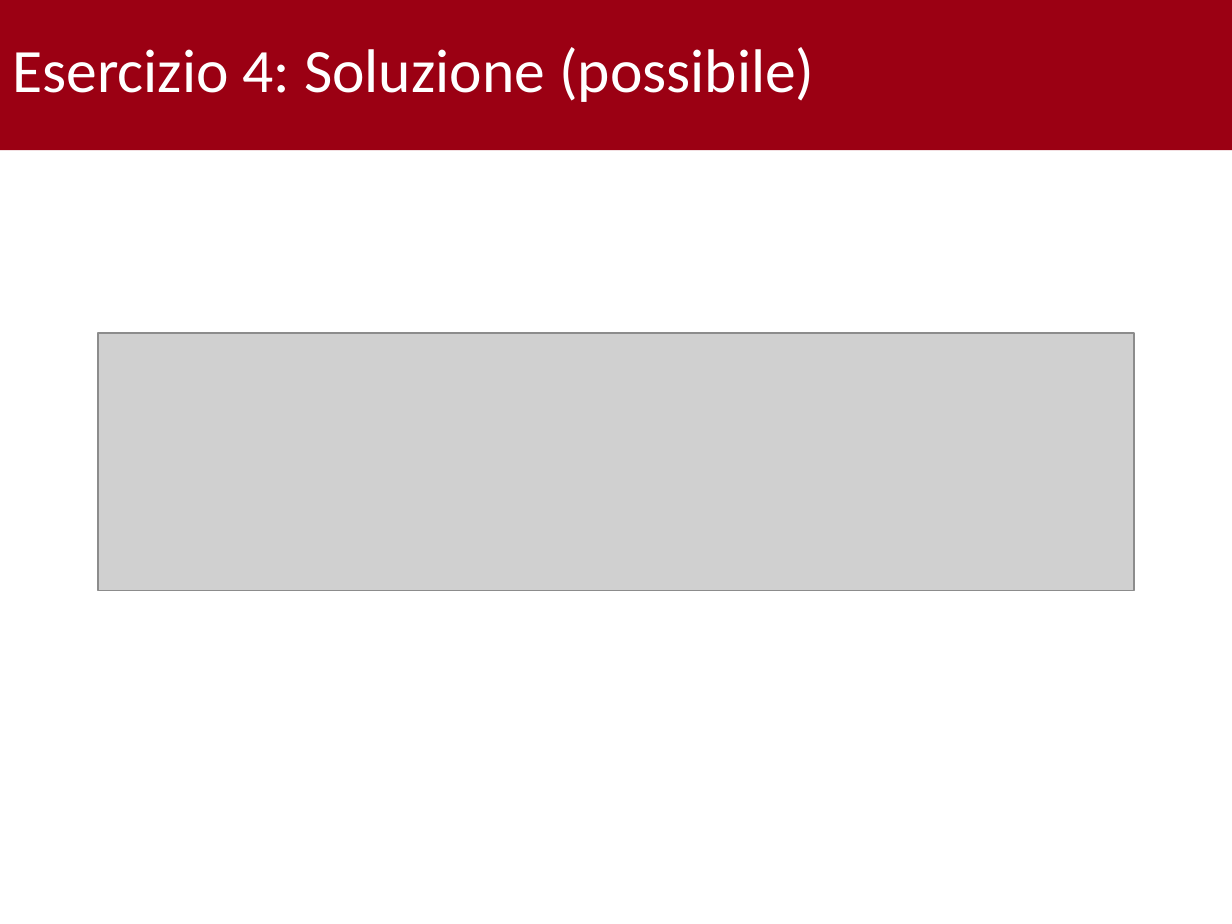
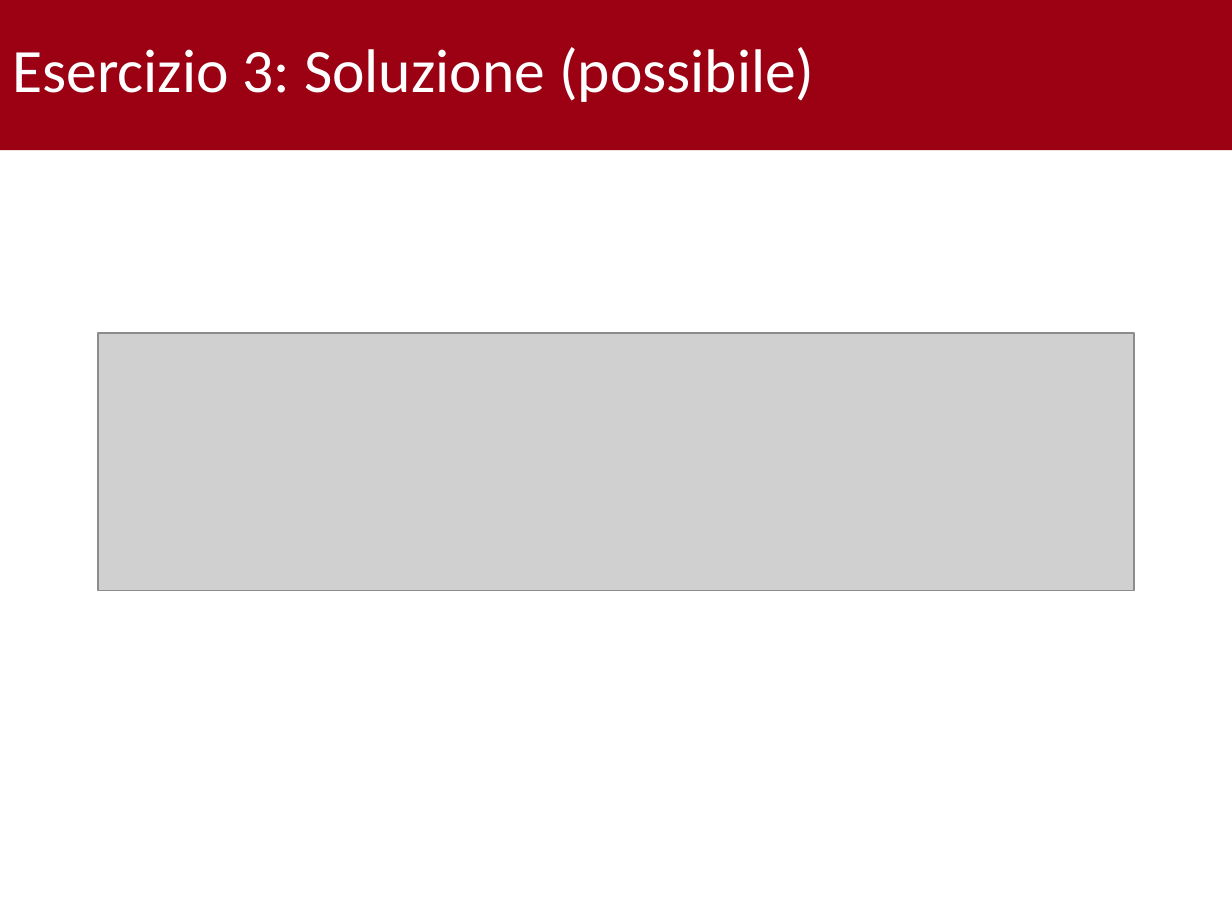
Before and after one commit to gabrielrovesti/Tutorato-Programmazione-ad-Oggetti-2023-2024, a slide deck: slide 29 of Tutorato 9 - 17.01/Tutorato 9.pptx (slide 30 before the commit). Drawn at 1232x924 pixels with LibreOffice and Linux fonts; fonts in the diff are those of the drawing; grey boxes stand for pictures; background and template pictures are left out. Boxes give left, top, right and bottom in pixels: in the first picture for what was removed or moved away, otherwise in the second. Text is boxed around its words. In the diff, an @@ line names an element or a change of style, - is before the commit and + after.

```diff
--- a/Tutorato 9 - 17.01/Tutorato 9.pptx
+++ b/Tutorato 9 - 17.01/Tutorato 9.pptx
@@ title at (x1=12, y1=47, x2=815, y2=102): text changed @@
-Esercizio 4: Soluzione (possibile)
+Esercizio 3: Soluzione (possibile)
```
Also in this commit, not shown: 8 other slides changed, 1 slide removed, 13 other files.
